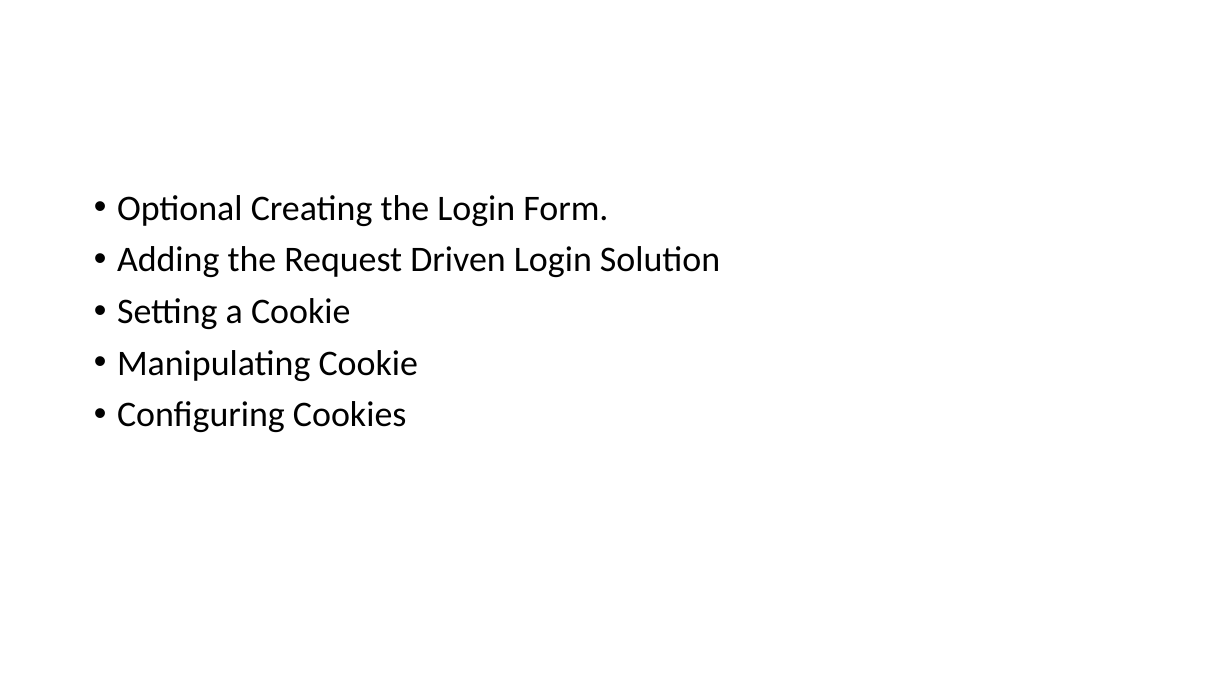
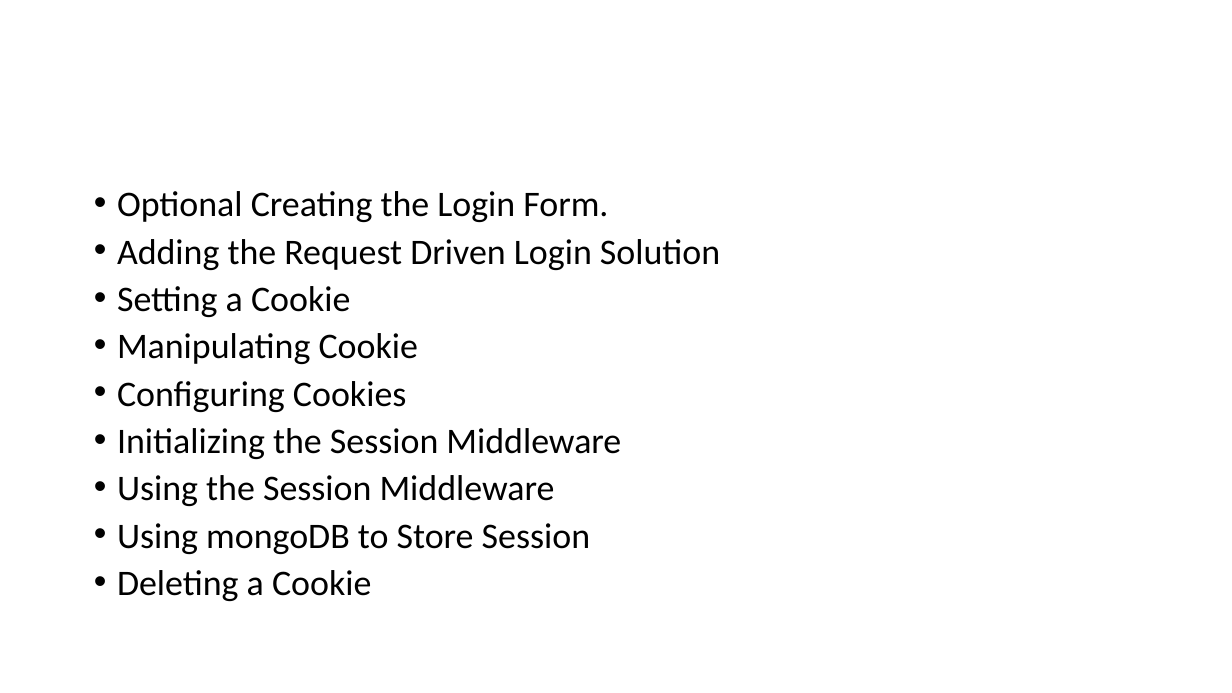
Before and after one commit to PiyushChaturvedii/Batch04, a slide deck: slide 31 of Database.pptx. Drawn at 1232x693 pixels with LibreOffice and Linux fonts; fonts in the diff are those of the drawing. Boxes give left, top, right and bottom in pixels: in the first picture for what was removed or moved away, otherwise in the second. Text is boxed around its words. In the diff, an @@ line names an element or a change of style, - is before the commit and + after.

```diff
--- a/Database.pptx
+++ b/Database.pptx
@@ text at bbox=[117, 191, 720, 412]: line spacing 0.9 to 0.8 @@
@@ text at bbox=[117, 428, 621, 601]: paragraphs added @@
+• Initializing the Session Middleware
+• Using the Session Middleware
+• Using mongoDB to Store Session
+• Deleting a Cookie
```
Also in this commit, not shown: 1 slide added, 34 other files.
